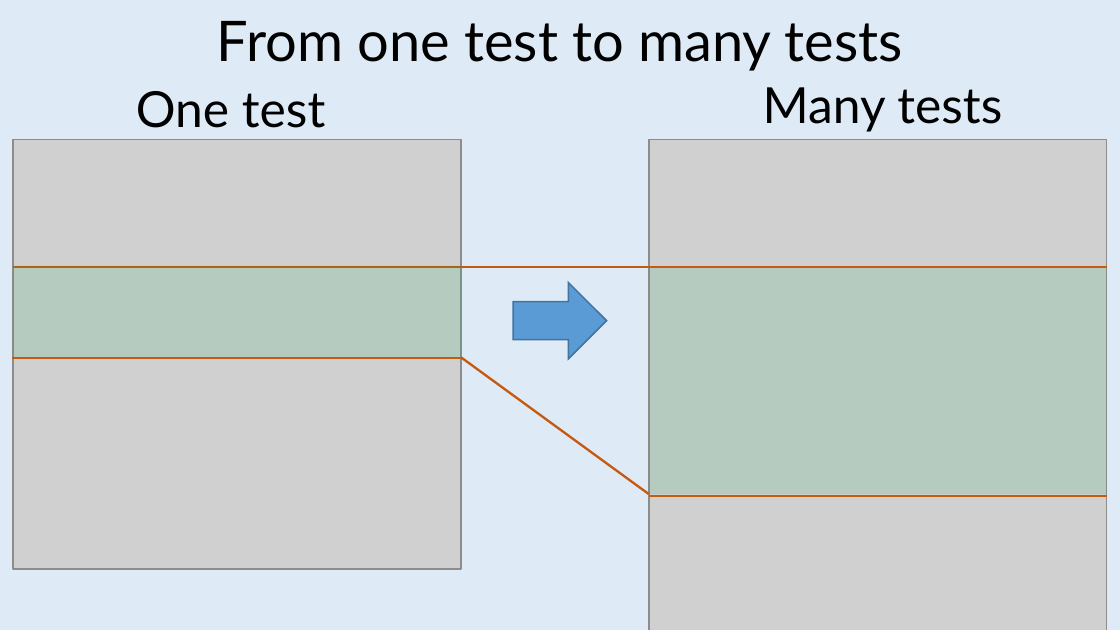
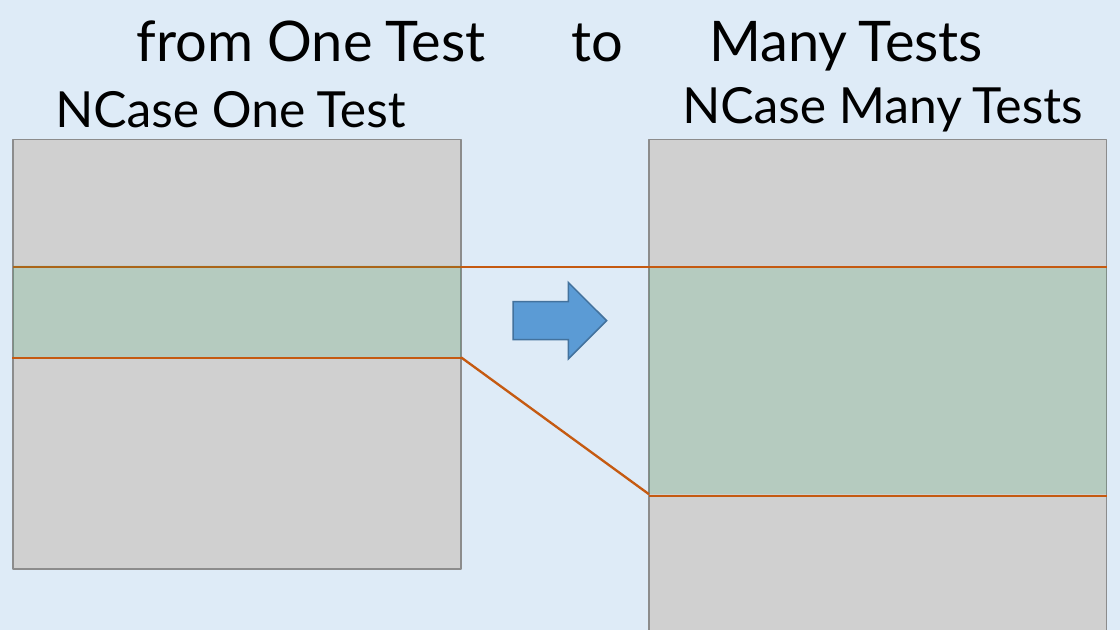
Before and after one commit to jeromerg/NCase, a slide deck: slide 10 of src/Documentation/Slides/Slides.pptx. Drawn at 1120x630 pixels with LibreOffice and Linux fonts; fonts in the diff are those of the drawing; grey boxes stand for pictures. Boxes give left, top, right and bottom in pixels: in the first picture for what was removed or moved away, otherwise in the second. Text is boxed around its words. In the diff, an @@ line names an element or a change of style, - is before the commit and + after.

Commit message:
doc

```diff
--- a/src/Documentation/Slides/Slides.pptx
+++ b/src/Documentation/Slides/Slides.pptx
@@ text at (137, 20, 983, 71): text changed @@
-From one test to many tests
+from One Test to Many Tests
@@ text at (682, 87, 1083, 132): text changed @@
-Many tests
+NCase Many Tests
@@ text at (55, 91, 406, 128): text changed @@
-One test
+NCase One Test
```
Also in this commit, not shown: 4 other slides changed.
